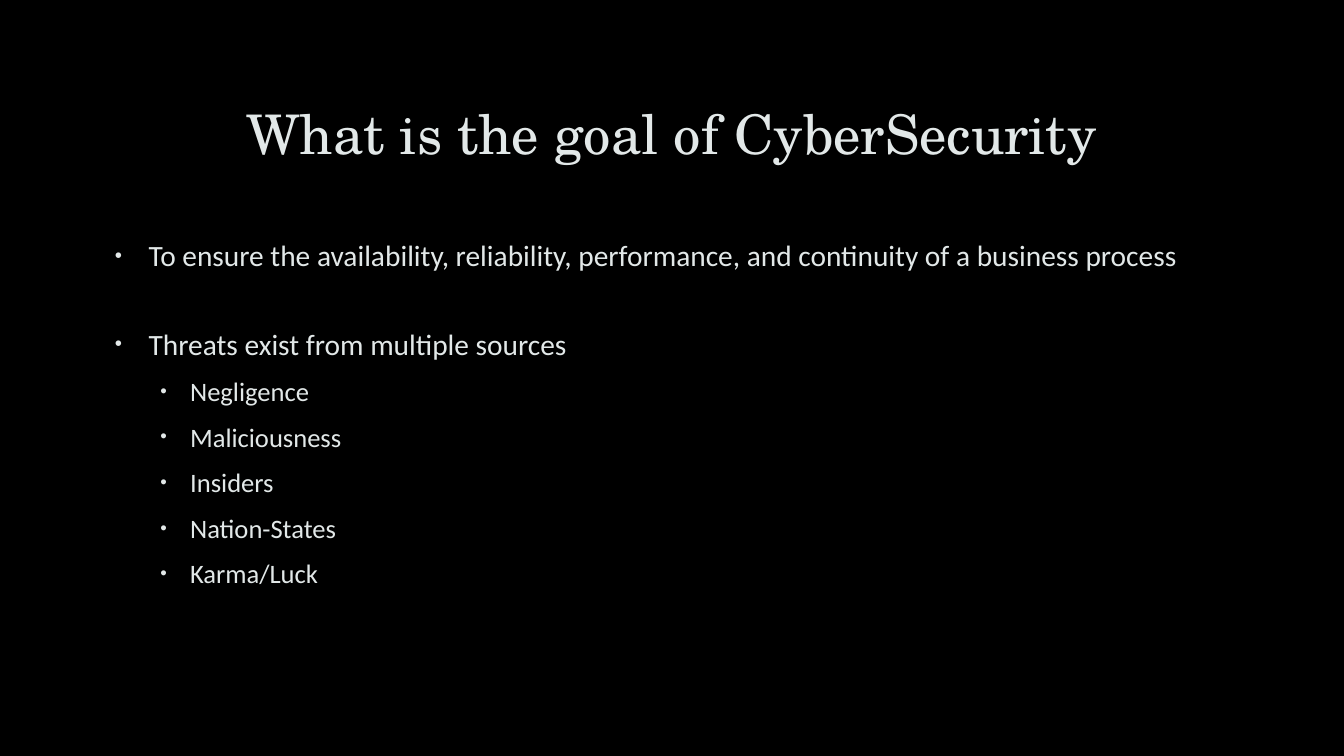
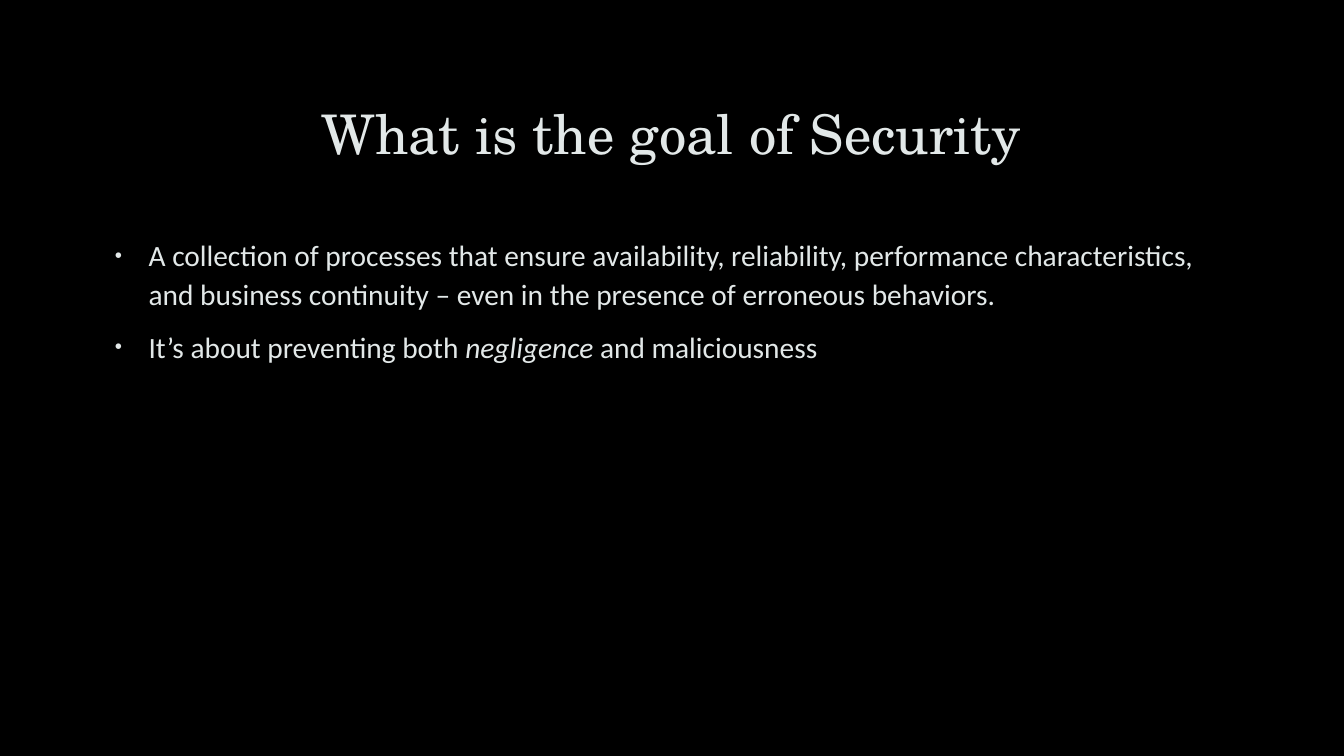
Before and after one commit to dr-natetorious/TIM-8301-Principals_of_CyberSecurity, a slide deck: slide 3 of Week2_PeopleAspects/People and Security.pptx (slide 2 before the commit). Drawn at 1344x756 pixels with LibreOffice and Linux fonts; fonts in the diff are those of the drawing; background and template pictures are left out. Boxes give left, top, right and bottom in pixels: in the first picture for what was removed or moved away, otherwise in the second. Text is boxed around its words. In the diff, an @@ line names an element or a change of style, - is before the commit and + after.

```diff
--- a/Week2_PeopleAspects/People and Security.pptx
+++ b/Week2_PeopleAspects/People and Security.pptx
@@ title at (322,113,1021,166): text changed @@
-What is the goal of CyberSecurity
+What is the goal of Security
@@ text at (149,245,1193,363): text changed @@
-• To ensure the availability, reliability, performance, and continuity of a business process
-• Threats exist from multiple sources
-  • Negligence
-  • Maliciousness
-  • Insiders
-  • Nation-States
-  • Karma/Luck
+• A collection of processes that ensure availability, reliability, performance characteristics, and business continuity – even in the presence of erroneous behaviors.
+• It’s about preventing both negligence and maliciousness
```
Also in this commit, not shown: 3 other slides changed, 14 slides added, 6 slides removed, 2 other files.
